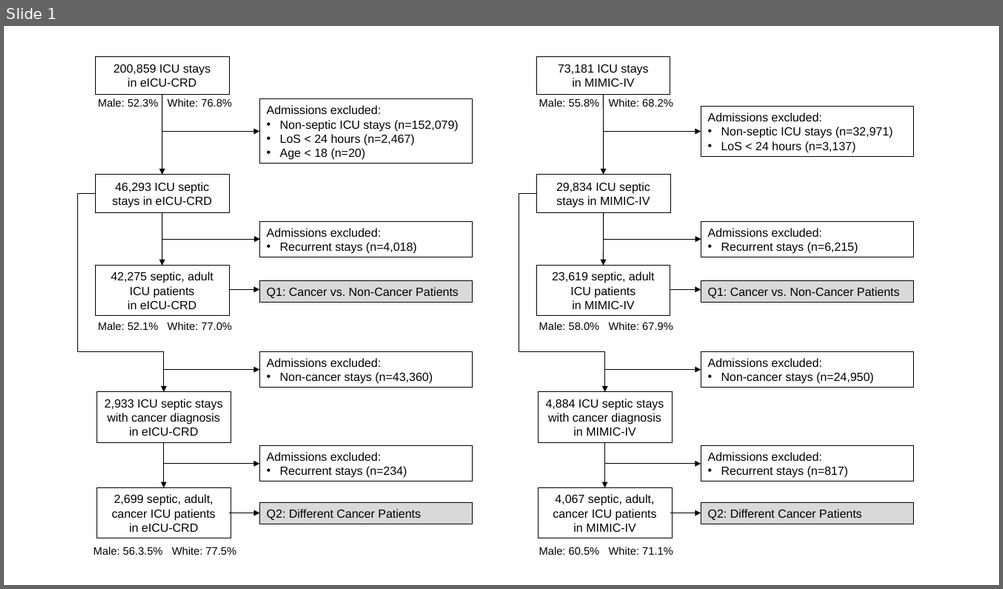
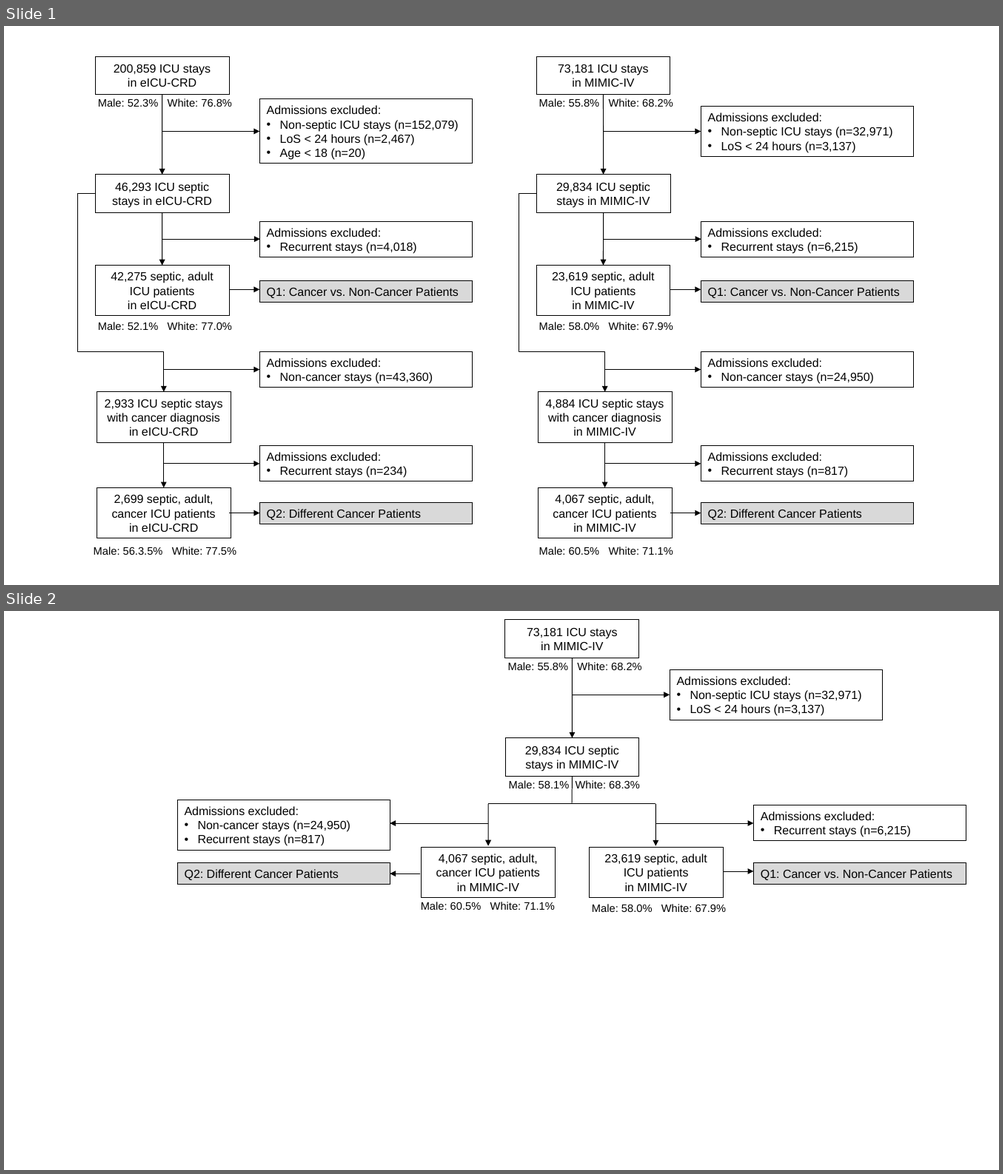
Before and after one commit to joamats/mit-tmle-cancer, a slide deck: results/fig1/flow_chart.pptx. Shown one above the other, each under a label of ours: slide 1 before the commit, slides 1 and 2 after it. The pictures are 1003x589 and 1003x1174 pixels, drawn with LibreOffice and Linux fonts; fonts in the diff are those of the drawing. Boxes give left, top, right and bottom in pixels: in the first picture for what was removed or moved away, otherwise in the second. Text is boxed around its words. In the diff, an @@ line names an element or a change of style, - is before the commit and + after.

```diff
--- a/results/fig1/flow_chart.pptx
+++ b/results/fig1/flow_chart.pptx
@@ slide 2 added at <box>4,611,999,1170</box>, background #FFFFFF @@
@@ rectangle added at <box>505,620,638,658</box>, outline #000000 0.75 pt, 12 pt, text #000000 @@
+73,181 ICU stays
+in MIMIC-IV
@@ text added at <box>508,662,642,670</box>, 11 pt, text #000000 @@
+Male: 55.8% White: 68.2%
@@ arrow added from (572, 658) to (572, 738), #000000 0.75 pt @@
@@ rectangle added at <box>669,670,882,721</box>, outline #000000 0.75 pt, 12 pt, text #000000 @@
+Admissions excluded:
+• Non-septic ICU stays (n=32,971)
+• LoS < 24 hours (n=3,137)
@@ arrow added from (572, 695) to (669, 695), #000000 0.75 pt @@
@@ rectangle added at <box>505,738,638,777</box>, outline #000000 0.75 pt, 12 pt, text #000000 @@
+29,834 ICU septic stays in MIMIC-IV
@@ text added at <box>509,780,640,789</box>, 11 pt, text #000000 @@
+Male: 58.1% White: 68.3%
@@ line added from (572, 776) to (572, 804), #000000 0.75 pt @@
@@ rectangle added at <box>177,800,390,851</box>, outline #000000 0.75 pt, 12 pt, text #000000 @@
+Admissions excluded:
+• Non-cancer stays (n=24,950)
+• Recurrent stays (n=817)
@@ arrow added from (488, 804) to (488, 846), #000000 0.75 pt @@
@@ line added from (488, 804) to (572, 804), #000000 0.75 pt @@
@@ line added from (572, 804) to (655, 804), #000000 0.75 pt @@
@@ arrow added from (655, 804) to (655, 846), #000000 0.75 pt @@
@@ rectangle added at <box>753,805,965,840</box>, outline #000000 0.75 pt, 12 pt, text #000000 @@
+Admissions excluded:
+• Recurrent stays (n=6,215)
@@ arrow added from (488, 823) to (390, 823), #000000 0.75 pt @@
@@ arrow added from (655, 823) to (753, 823), #000000 0.75 pt @@
@@ rectangle added at <box>421,848,555,898</box>, outline #000000 0.75 pt, 12 pt, text #000000 @@
+4,067 septic, adult, cancer ICU patients
+in MIMIC-IV
@@ rectangle added at <box>589,848,723,898</box>, outline #000000 0.75 pt, 12 pt, text #000000 @@
+23,619 septic, adult ICU patients
+in MIMIC-IV
@@ rectangle added at <box>177,863,390,885</box>, fill #D9D9D9, outline #000000 0.75 pt, 12 pt, text #000000 @@
+Q2: Different Cancer Patients
@@ arrow added from (421, 874) to (390, 874), #000000 0.75 pt @@
@@ arrow added from (723, 871) to (753, 871), #000000 0.75 pt @@
@@ rectangle added at <box>753,863,965,885</box>, fill #D9D9D9, outline #000000 0.75 pt, 12 pt, text #000000 @@
+Q1: Cancer vs. Non-Cancer Patients
@@ text added at <box>421,902,555,910</box>, 11 pt, text #000000 @@
+Male: 60.5% White: 71.1%
@@ text added at <box>592,904,726,912</box>, 11 pt, text #000000 @@
+Male: 58.0% White: 67.9%
```
Also in this commit, not shown: 1 other slide added.
